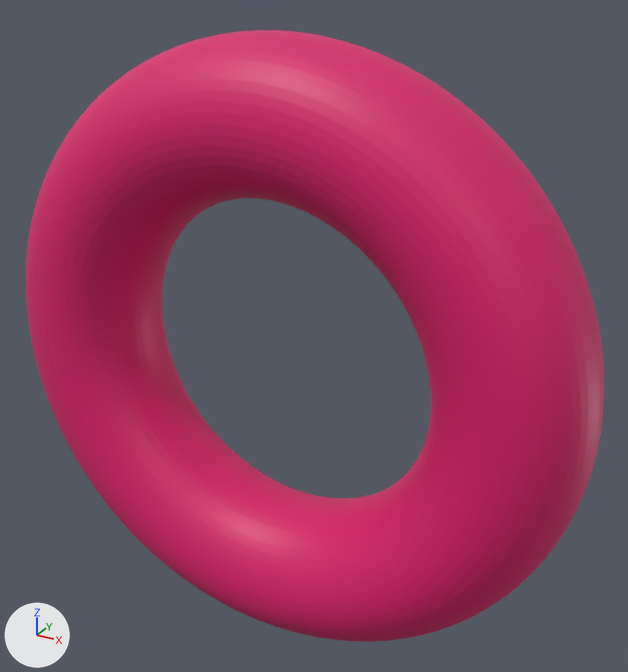
The glTF model assets/torus_grid_sweep/torus_R5_r5.glb as it was, and as the next commit left it.
One viewpoint serves both versions: a camera (50 mm lens) standing at (18.1, -29.8, 16.4) and looking at (1.1, 1.1, 1.0). The lights are fixed; the arrows at lower left show +X, +Y and +Z. The picture after the commit comes second. Where no turn or scale is listed for an object, it has been applied to the vertices.

Objects in the first picture: 'geometry_0'.
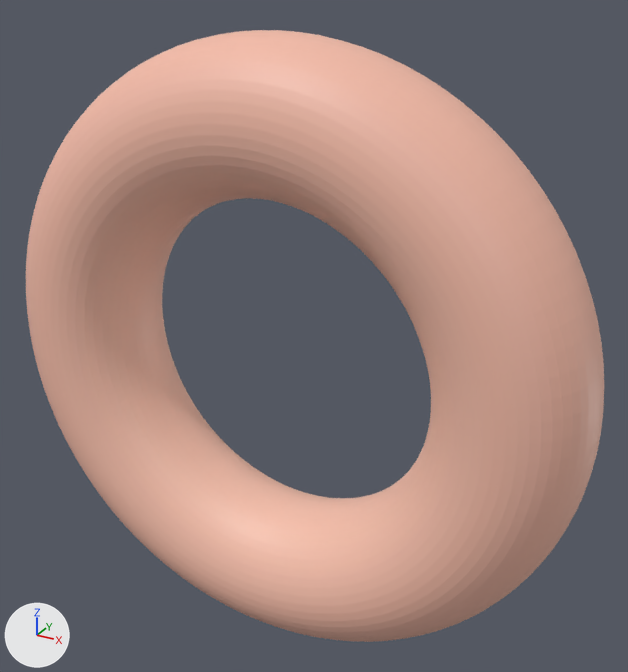
Patch to the scene script:
```diff
--- a/assets/torus_grid_sweep/torus_R5_r5.glb.py
+++ b/assets/torus_grid_sweep/torus_R5_r5.glb.py
@@ me_geometry_0 @@
 me_geometry_0.from_pydata(...)  # 5000 vertices, 10000 faces; spans x -13.8..13.8, y -3.2..3.2, z -13.8..13.8
 # used by ob_geometry_0; location = (0.0, 0.0, 0.0)
+# me_geometry_0 part 1: 10000 faces centred in x -13.8..13.8, y -3.2..3.2, z -13.8..13.8 are repainted in the vertex colours; the middle colour goes from pink #da1c6c to beige #f7bfab
 me_geometry_0.materials.append(mat_defaultmaterial)
```

Where the change shows, as pixel boxes (x1, y1, x2, y2) in the pictures (628 x 672 px):
part 1 of me_geometry_0, recoloured (pink to beige): (26, 30, 604, 642) in both
